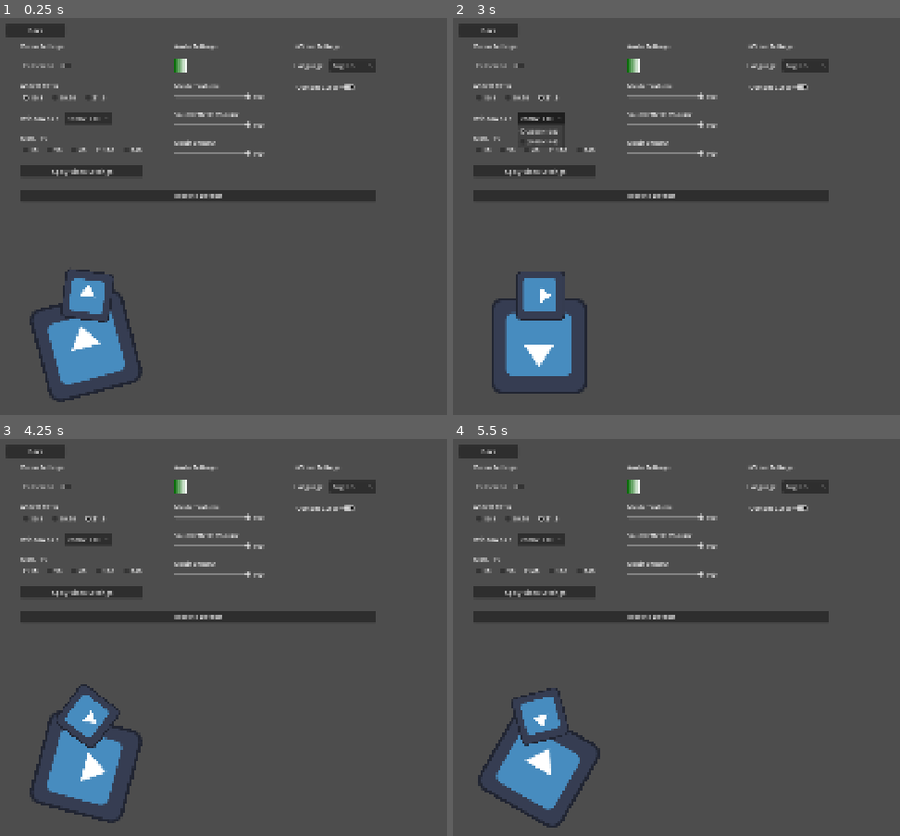
Above: before the commit, frames 1-4 (two rows, left to right).
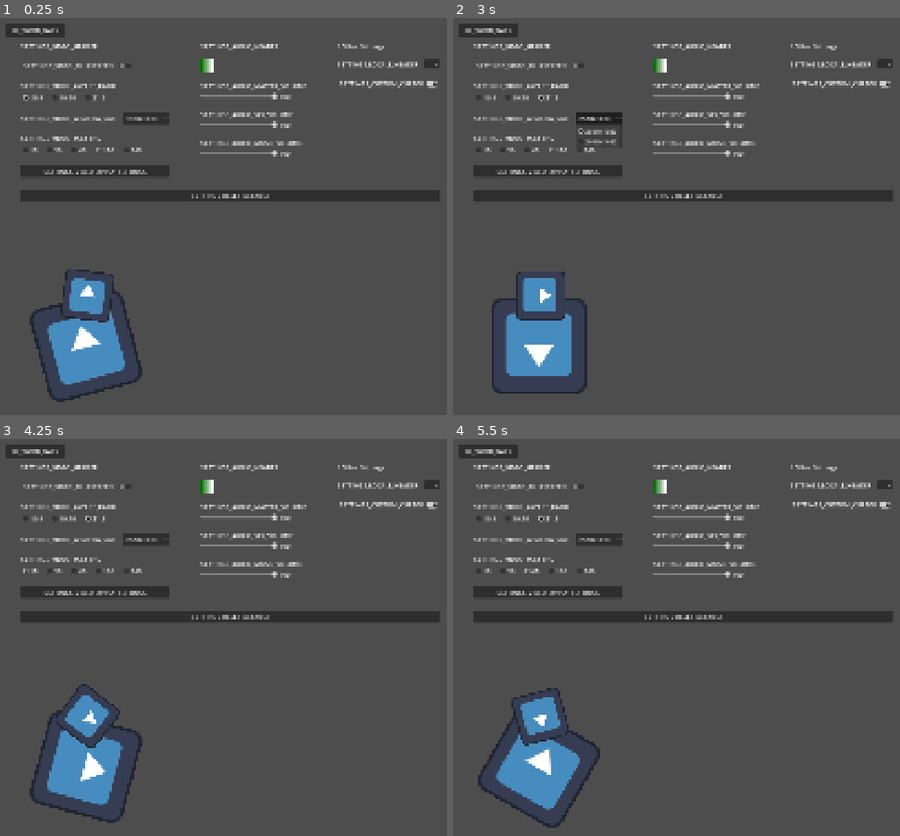
Above: after the commit, the same moments.

Repository: gurbsgurbs/game-template-godot
Game: Godot game, scene res://Screens/Settings/settings.tscn
Same seed, same stepped clock (60 frames per second), same inputs: the game is played once before the commit and once after it. The project has no main scene, so this scene is started directly. The engine's default icon, where the game draws it, is replaced by a stand-in: a white triangle on a blue panel in a dark square.
Inputs:
- Up to frame 1 (0.25 s): no input
- Up to frame 2 (3 s): click "16:9" at 0.5 s; click "16:10" at 1.25 s; click "21:9" at 2 s; click "2560x1080" at 2.75 s
- Up to frame 3 (4.25 s): click "15" at 3.5 s
- Up to frame 4 (5.5 s): click "30" at 4.25 s; click "60" at 5 s

The runs differ from the first frame. In frame 1, 4.8% of the frame differs, in the area x 2-99%, y 2-47%; in frame 2, 5.1%; in frame 3, 4.8%; in frame 4, 4.8%.

Commit message:
Fixing window placement issues

Diff:
--- a/Globals/SettingsManager/settings_manager.gd
+++ b/Globals/SettingsManager/settings_manager.gd
@@ -158,13 +158,14 @@
 	get_tree().root.content_scale_aspect = Window.CONTENT_SCALE_ASPECT_EXPAND
 	DisplayServer.window_set_mode(DisplayServer.WINDOW_MODE_WINDOWED)
 	DisplayServer.window_set_size(window_size)
-	_center_window()
+	#_center_window() # <- BUG: Was misbehaving when the computer has two monitors
 
 
 func _apply_max_fps_settings() -> void:
 	Engine.max_fps = settings.get_value("Graphics", "max_FPS") as int
 
 
+# Not being used, needs more work for identifying current screen.
 func _center_window() -> void:
 	var screen_size: Vector2i = DisplayServer.screen_get_size()
 	var window_size: Vector2i = DisplayServer.window_get_size()
@@ -173,6 +174,7 @@
 	DisplayServer.window_set_position(target_position)
 
 
+# Not being used, currently
 func _get_aspect_ratio_from_screen_size() -> String:
 	var screen_size: Vector2i = DisplayServer.screen_get_size()
 	var aspect_ratio: float
--- a/Screens/Settings/settings.gd
+++ b/Screens/Settings/settings.gd
@@ -92,6 +92,7 @@
 	_pick_current_locale_option()
 
 	# ---- Cursor ----
+	print(SettingsManager.settings.get_value("Visuals", "custom_cursor"))
 	cursor_toggle.button_pressed = SettingsManager.settings.get_value("Visuals", "custom_cursor")
 
 
--- a/project.godot
+++ b/project.godot
@@ -30,6 +30,7 @@
 
 window/size/viewport_width=1920
 window/size/viewport_height=1080
+window/size/initial_position_type=4
 window/size/maximize_disabled=true
 window/stretch/mode="canvas_items"
 window/stretch/aspect="expand"
@@ -37,11 +38,10 @@
 
 [editor_plugins]
 
-enabled=PackedStringArray("res://addons/tween_composer/addons/tween_composer/plugin.cfg")
+enabled=PackedStringArray()
 
 [internationalization]
 
-locale/translations=PackedStringArray("res://Assets/Localization/localization.EN.translation", "res://Assets/Localization/localization.PT.translation")
 locale/test="pt"
 
 [physics]
